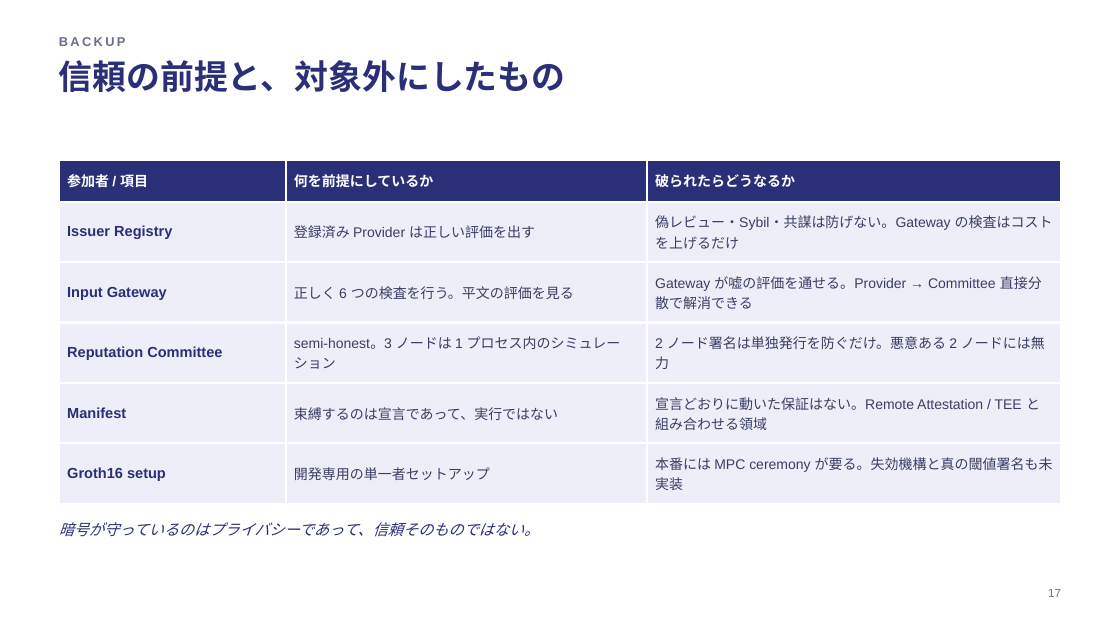
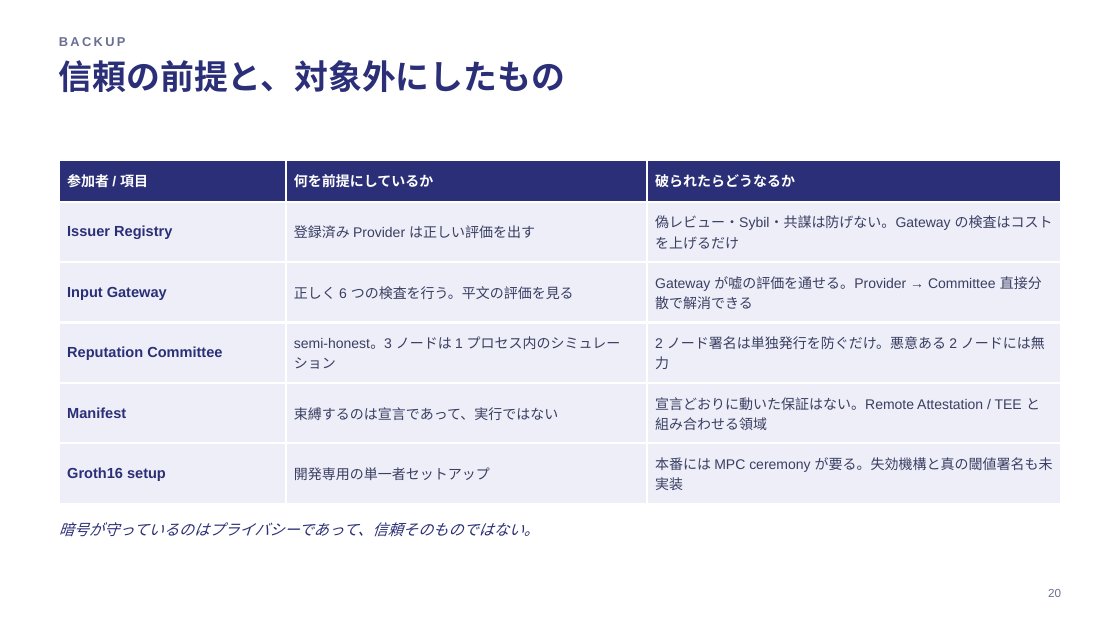
Before and after one commit to da1suk8/zk-agent-passport, a slide deck: slide 21 of docs/slides/zk-agent-passport.pptx (slide 18 before the commit). Drawn at 1120x630 pixels with LibreOffice and Linux fonts; fonts in the diff are those of the drawing. Boxes give left, top, right and bottom in pixels: in the first picture for what was removed or moved away, otherwise in the second. Text is boxed around its words. In the diff, an @@ line names an element or a change of style, - is before the commit and + after.

```diff
--- a/docs/slides/zk-agent-passport.pptx
+++ b/docs/slides/zk-agent-passport.pptx
@@ text at bbox=[1048, 589, 1061, 597]: text changed @@
-17
+20
```
Also in this commit, not shown: 9 other slides changed, 3 slides added, 1 other file.
